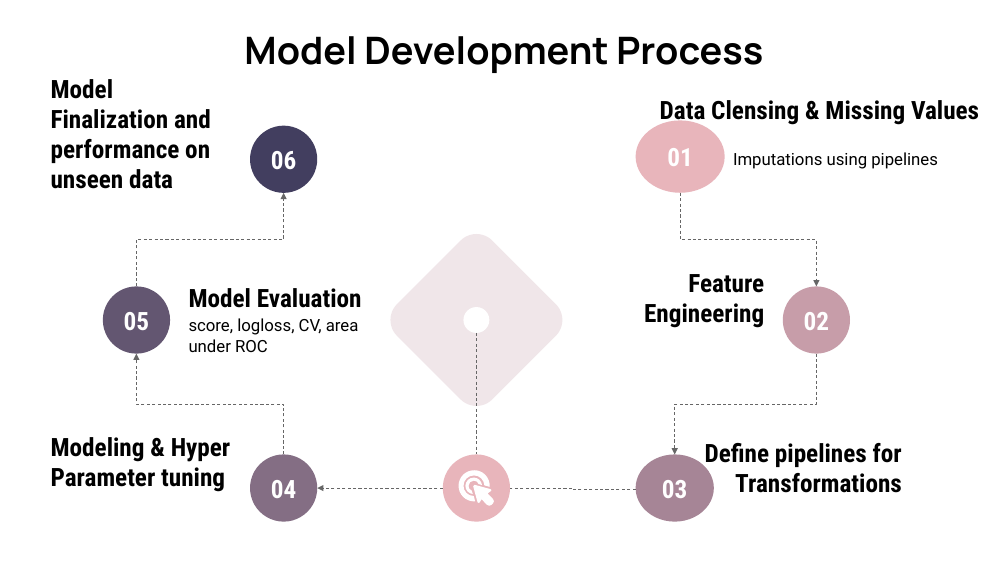
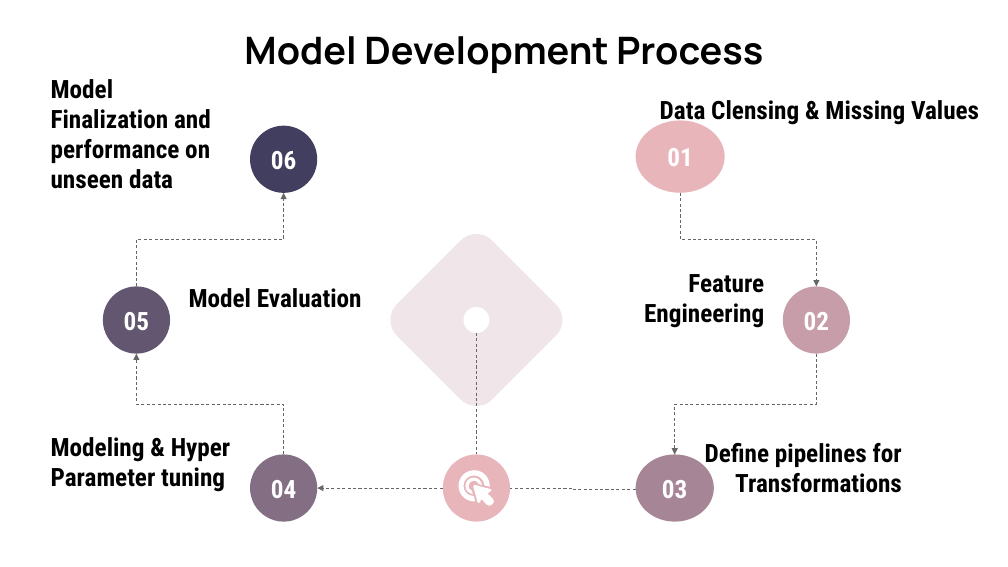
Before and after one commit to yasiSriLanka/dsc-capstone-Creditworthiness-of-Borrowers-prediction, a slide deck: slide 5 of Machine Learning Model - DefaultShield.pptx (slide 4 before the commit). Drawn at 1008x567 pixels with LibreOffice and Linux fonts; fonts in the diff are those of the drawing. Boxes give left, top, right and bottom in pixels: in the first picture for what was removed or moved away, otherwise in the second. Text is boxed around its words. In the diff, an @@ line names an element or a change of style, - is before the commit and + after.

```diff
--- a/Machine Learning Model - DefaultShield.pptx
+++ b/Machine Learning Model - DefaultShield.pptx
@@ text removed at (733,152,938,169) @@
-Imputations using pipelines
@@ text removed at (189,318,359,352) @@
-score, logloss, CV, area under ROC
```
Also in this commit, not shown: 7 other slides changed, 4 other files.
